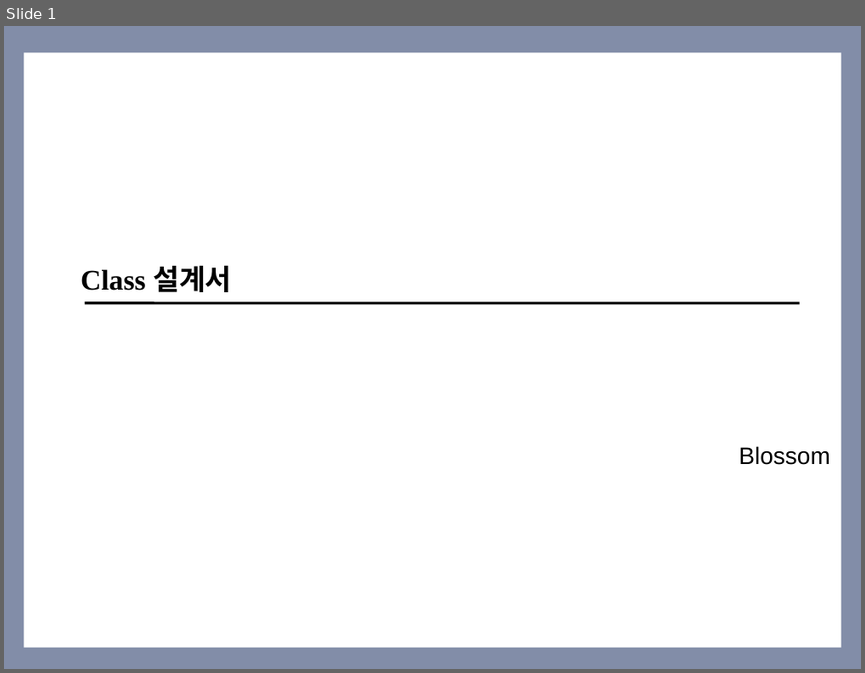
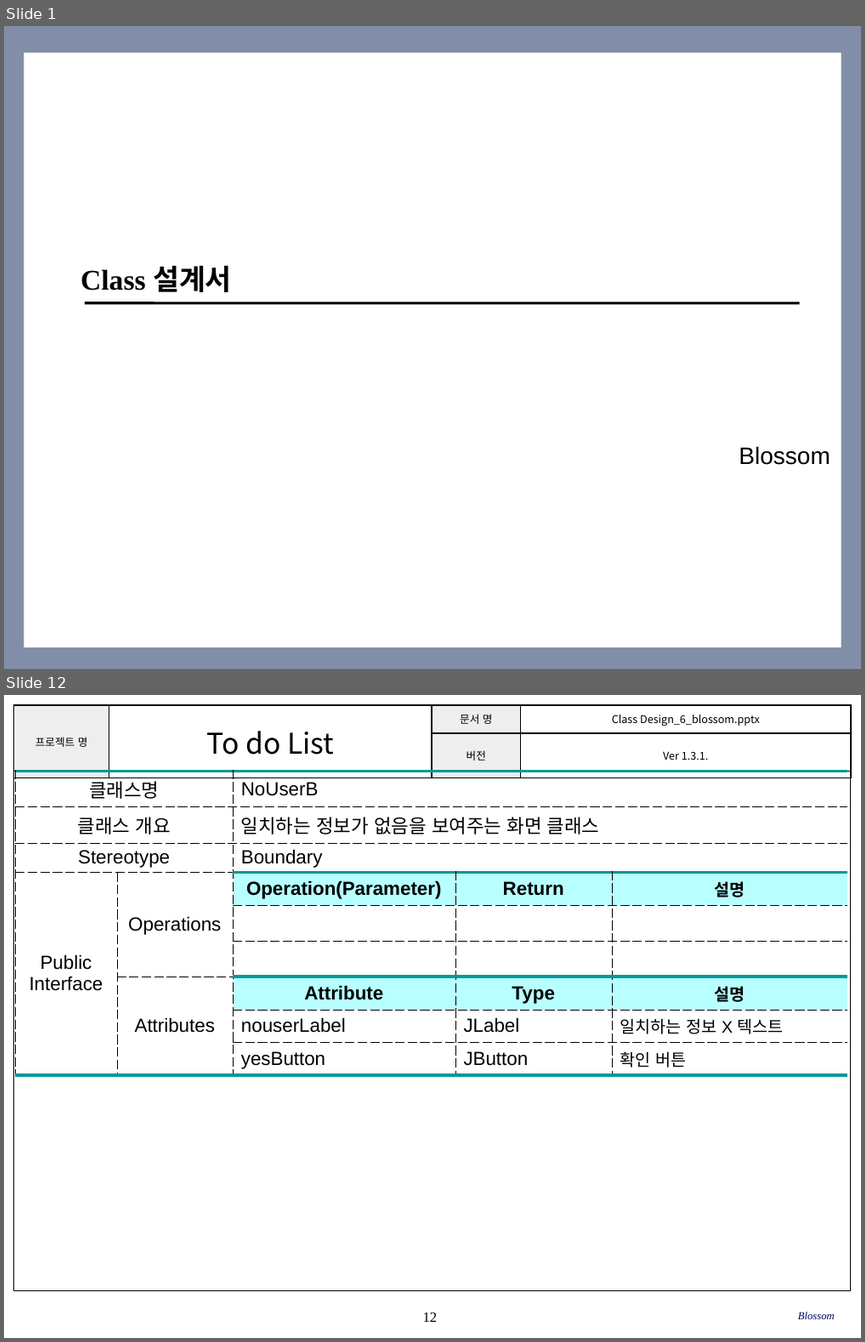
Before and after one commit to SE-admin/SE2017_6_blossom, a slide deck: doc/3_ 설계서/Class Design_6_blossom.pptx. Shown one above the other, each under a label of ours: slide 1 before the commit, slides 1 and 12 after it; the slides between them are not shown. The pictures are 865x673 and 865x1342 pixels, drawn with LibreOffice and Linux fonts; fonts in the diff are those of the drawing; background and template pictures are left out. Boxes give left, top, right and bottom in pixels: in the first picture for what was removed or moved away, otherwise in the second. Text is boxed around its words. In the diff, an @@ line names an element or a change of style, - is before the commit and + after.

Commit message:
2017 - 05 - 26 Ver 1.3.1. PasswdCheckB, NouserB 클래스 추가 임현

```diff
--- a/doc/3_ 설계서/Class Design_6_blossom.pptx
+++ b/doc/3_ 설계서/Class Design_6_blossom.pptx
@@ slide 12 added at box(4, 695, 861, 1338), background #FFFFFF @@
@@ table added at box(13, 705, 851, 764), 2 rows, 4 columns @@
+프로젝트 명 | To do List | 문서 명 | Class Design_6_blossom.pptx
+ |  | 버전 | Ver 1.3.1.
@@ rectangle added at box(13, 771, 851, 1291), outline #000000 0.75 pt @@
@@ table added at box(15, 771, 847, 1072), 9 rows, 5 columns @@
+클래스명 |  | NoUserB |  | 
+클래스 개요 |  | 일치하는 정보가 없음을 보여주는 화면 클래스 |  | 
+Stereotype |  | Boundary |  | 
+Public / Interface | Operations | Operation(Parameter) | Return | 설명
+ |  |  |  | 
+ |  |  |  | 
+ | Attributes | Attribute | Type | 설명
+ |  | nouserLabel | JLabel | 일치하는 정보 X 텍스트
+ |  | yesButton | JButton | 확인 버튼
@@ page number added at box(423, 1312, 438, 1321), 12 pt, text #000000 @@
+12
@@ text added at box(798, 1311, 834, 1319), 9 pt, text #000066, italic @@
+Blossom
```
Also in this commit, not shown: 23 slides changed, 1 other slide added, 1 slide removed.
